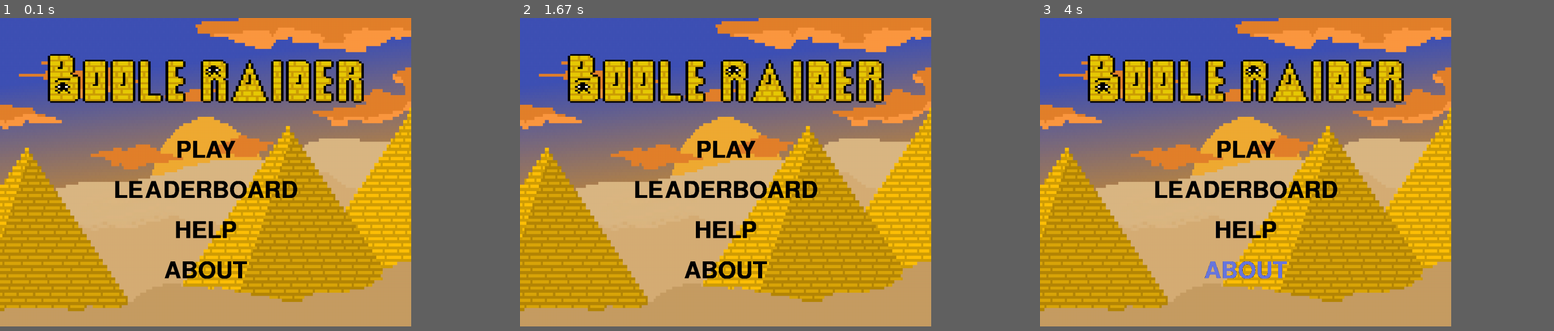
Above: before the commit, frames 1-3 (left to right).
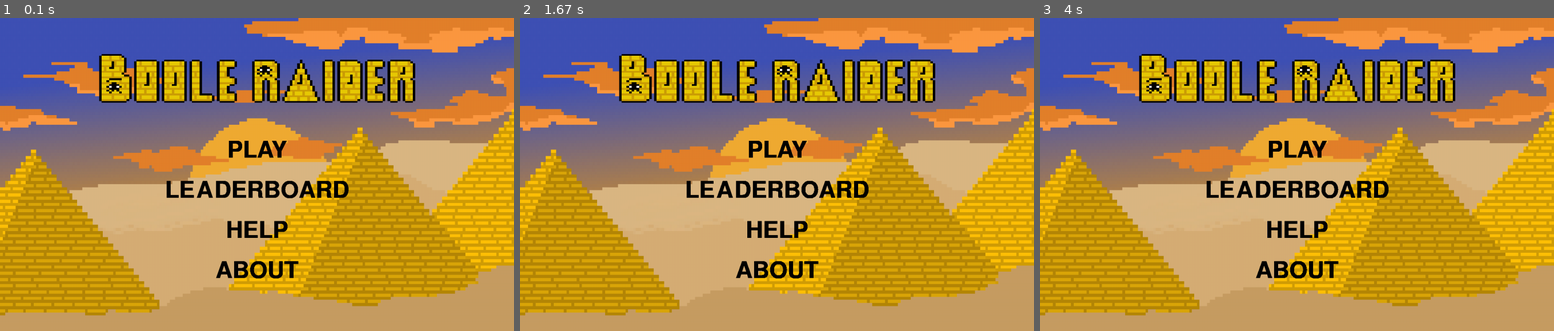
Above: after the commit, the same moments.

Repository: ciarancotter/semester2project
Game: pygame game, started from src/mainMenu.py
Two runs of this game, one before a commit and one after it. Both use one fixed random seed, a clock stepped at 60 frames per second and the inputs below.
Inputs (mouse positions are in pixels of both pictures, inside the frame that each line leads up to):
- Up to frame 1 (0.1 s): no input
- Up to frame 2 (1.67 s): press the mouse at (777, 190) at 0.37 s; move the mouse to (766, 140) at 0.47 s; release the mouse at (756, 89) at 0.6 s; press the mouse at (777, 271) at 0.7 s; move the mouse to (797, 255) at 0.8 s; release the mouse at (812, 240) at 0.93 s; press the mouse at (777, 230) at 1.03 s; move the mouse to (818, 180) at 1.13 s; release the mouse at (859, 130) at 1.27 s; press the mouse at (777, 149) at 1.37 s; move the mouse to (720, 212) at 1.47 s; release the mouse at (663, 271) at 1.6 s
- Up to frame 3 (4 s): press the mouse at (1297, 149) at 1.7 s; move the mouse to (1245, 115) at 1.8 s; release the mouse at (1199, 80) at 1.93 s; press the mouse at (1297, 271) at 2.03 s; move the mouse to (1199, 265) at 2.13 s; release the mouse at (1101, 262) at 2.27 s; press the mouse at (1297, 271) at 2.37 s; move the mouse to (1199, 237) at 2.47 s; release the mouse at (1106, 199) at 2.6 s; press the mouse at (1297, 190) at 2.7 s; move the mouse to (1235, 140) at 2.8 s; release the mouse at (1173, 93) at 2.93 s; press the mouse at (1297, 271) at 3.03 s; move the mouse to (1219, 168) at 3.13 s; release the mouse at (1142, 64) at 3.27 s; press the mouse at (1297, 190) at 3.37 s; move the mouse to (1307, 224) at 3.47 s; release the mouse at (1317, 259) at 3.6 s; press the mouse at (1297, 190) at 3.7 s; move the mouse to (1271, 227) at 3.8 s; release the mouse at (1240, 268) at 3.93 s
In our replay, the window is 720x540 before the commit and 900x548 after it. These sizes can differ from the game's own. Grey fills any space a smaller window leaves; there, only what the larger window draws over its background counts as a difference.

The runs differ from the first frame. In frame 1, 56% of the frame differs, in the area x 0-100%, y 0-96%; in frame 2, 56%; in frame 3, 56%.

Commit message:
worked on help and about

Diff:
--- /dev/null
+++ b/help.py
@@ -0,0 +1,51 @@
+import pygame
+pygame.init()
+
+WINDOW_SIZE = (1280, 780)
+screen = pygame.display.set_mode(WINDOW_SIZE)
+
+background_image = pygame.image.load("src/view/assets/aboutBG.png")
+
+logo = pygame.image.load("src/view/assets/logo.png")
+logo = pygame.transform.scale(logo, (800, 150))
+
+loot_image = pygame.image.load("src/view/assets/loot.png")
+jump_boost_image = pygame.image.load("src/view/assets/jump_boost.png")
+health_boost_image = pygame.image.load("src/view/assets/health_boost.png")
+
+loot_description = "Collect money for items"
+jump_boost_description = "Higher jump"
+health_boost_description = "Increase health"
+
+font = pygame.font.Font(None, 30)
+
+running = True
+while running:
+
+    for event in pygame.event.get():
+        if event.type == pygame.QUIT:
+            running = False
+
+    screen.blit(background_image, (0, 0))
+
+    logo_x_pos = (WINDOW_SIZE[0] - logo.get_width()) // 2
+
+    screen.blit(logo, (logo_x_pos, 20))
+
+    # draw item images and descriptions
+    screen.blit(loot_image, (50, 200))
+    screen.blit(jump_boost_image, (50, 350))
+    screen.blit(health_boost_image, (50, 500))
+
+    loot_text = font.render(loot_description, True, (255, 255, 255))
+    screen.blit(loot_text, (150, 200))
+
+    jump_boost_text = font.render(jump_boost_description, True, (255, 255, 255))
+    screen.blit(jump_boost_text, (150, 350))
+
+    health_boost_text = font.render(health_boost_description, True, (255, 255, 255))
+    screen.blit(health_boost_text, (150, 500))
+
+    pygame.display.flip()
+
+pygame.quit()
--- a/src/mainMenu.py
+++ b/src/mainMenu.py
@@ -5,7 +5,7 @@
 pygame.init()
 
 # Set screen size and title
-screen = pygame.display.set_mode((1024, 768))
+screen = pygame.display.set_mode((1280, 780))
 pygame.display.set_caption("Main Menu")
 
 # Define colors
@@ -15,7 +15,7 @@
 
 # Load background image
 background = pygame.image.load("src/view/assets/menuBG.png")
-background = pygame.transform.scale(background, (1024, 768))
+background = pygame.transform.scale(background, (1280, 780))
 
 logo = pygame.image.load("src/view/assets/logo.png")
 logo = pygame.transform.scale(logo, (800, 150))
@@ -27,7 +27,7 @@
 logo_rect = logo.get_rect()
 
 # Set the position of the image on the screen
-logo_rect.center = (512, 150)
+logo_rect.center = (640, 150)
 
 # Draw background
 screen.blit(background, (0, 0))
@@ -41,19 +41,19 @@
 #self.rect
 play_rect = play_button.get_rect()
 #self.rect.center
-play_rect.center = (512, 330)
+play_rect.center = (640, 330)
 
 leaderboard_button = font.render("LEADERBOARD", True, BLACK)
 leaderboard_rect = leaderboard_button.get_rect()
-leaderboard_rect.center = (512, 430)
+leaderboard_rect.center = (640, 430)
 
 help_button = font.render("HELP", True, BLACK)
 help_rect = help_button.get_rect()
-help_rect.center = (512, 530)
+help_rect.center = (640, 530)
 
 about_button = font.render("ABOUT", True, BLACK)
 about_rect = about_button.get_rect()
-about_rect.center = (512, 630)
+about_rect.center = (640, 630)
 
 running = True
 while running:
Binary file added: src/view/assets/aboutBG.png
Binary file added: src/view/assets/profiles/bradleyAbout.png
Binary file added: src/view/assets/profiles/ciaranAbout.png
Binary file added: src/view/assets/profiles/niamhAbout.png
Binary file added: src/view/assets/profiles/patrickAbout.png
Binary file added: src/view/assets/profiles/saminaAbout.png
Binary file added: src/view/assets/profiles/shazaAbout.png
